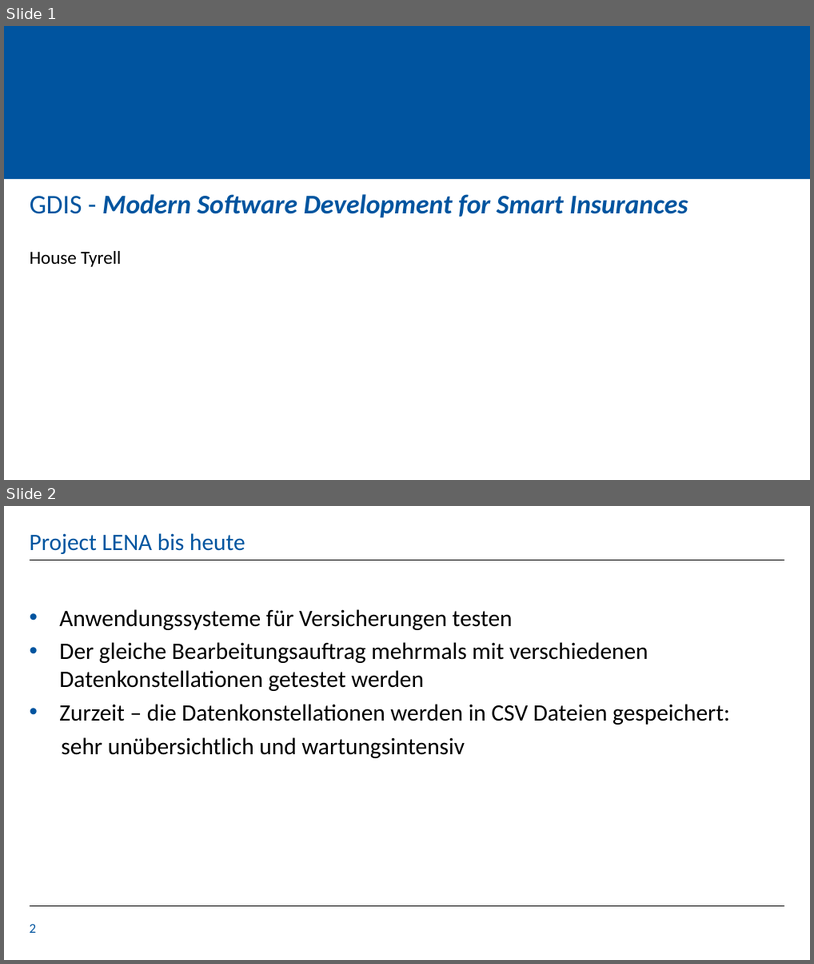
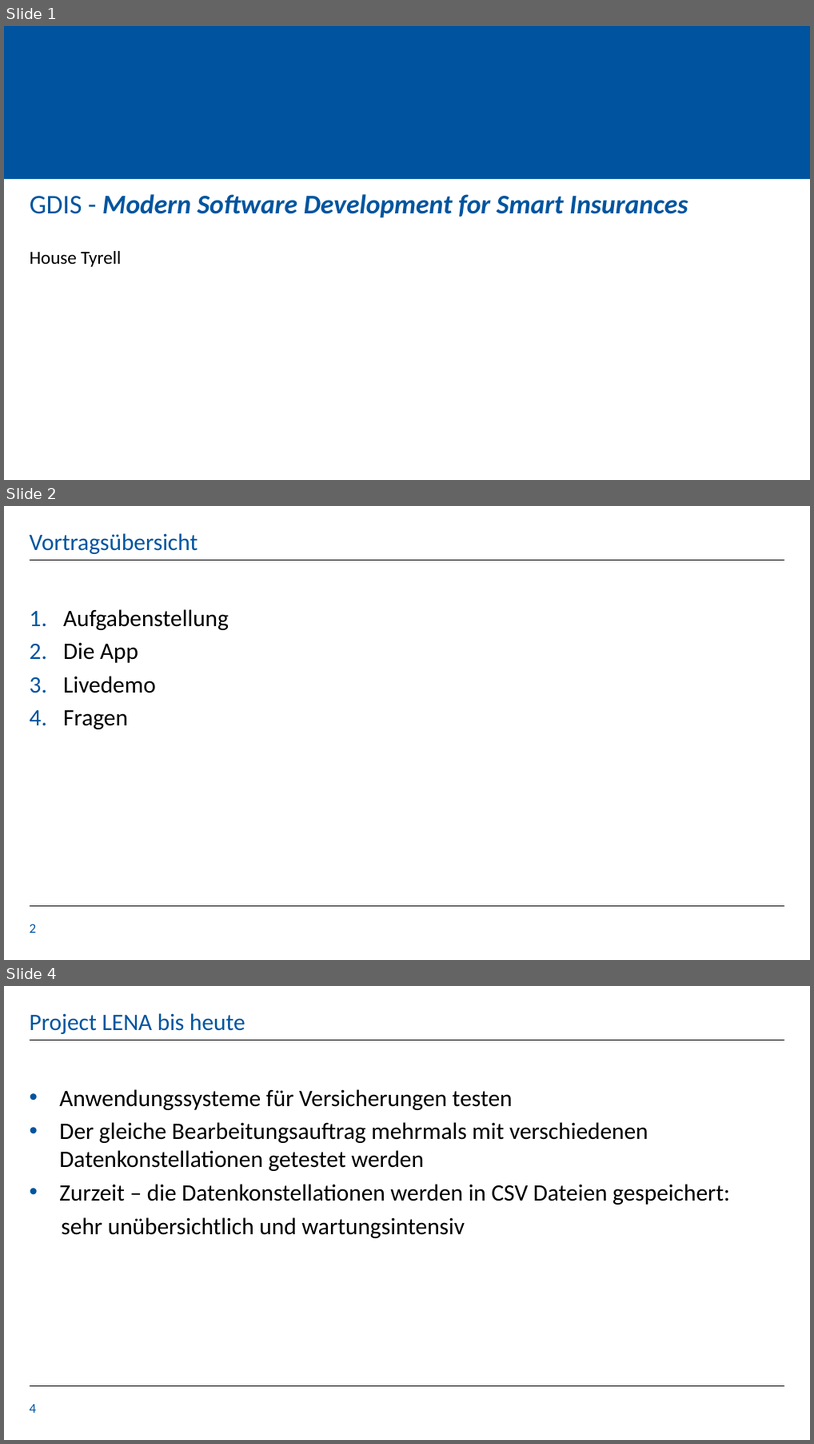
Before and after one commit to KaloyanT/gdis_test_suite, a slide deck: finalPresentationFiles/GDIS_Final_Presentation.pptx. Shown one above the other, each under a label of ours: slides 1 and 2 before the commit, slides 1, 2 and 4 after it; the slides between them are not shown. The pictures are 814x964 and 814x1444 pixels, drawn with LibreOffice and Linux fonts; fonts in the diff are those of the drawing; background and template pictures are left out. Boxes give left, top, right and bottom in pixels: in the first picture for what was removed or moved away, otherwise in the second. Text is boxed around its words. In the diff, an @@ line names an element or a change of style, - is before the commit and + after.

```diff
--- a/finalPresentationFiles/GDIS_Final_Presentation.pptx
+++ b/finalPresentationFiles/GDIS_Final_Presentation.pptx
@@ slide 2 added at (x1=4, y1=506, x2=810, y2=960), background #FFFFFF; not listed: 2 template elements that a slide beside it also shows @@
@@ title added at (x1=30, y1=533, x2=198, y2=554), 28 pt, text #00549F @@
+Vortragsübersicht
@@ text added at (x1=63, y1=609, x2=229, y2=729), 28 pt, text #000000 @@
+1. Aufgabenstellung
+2. Die App
+3. Livedemo
+4. Fragen
@@ page number added at (x1=30, y1=924, x2=36, y2=932), 16 pt, text #00549F @@
+2
@@ what was slide 2 is now slide 4 @@
@@ page number at (x1=30, y1=1404, x2=36, y2=1412): text changed @@
-2
+4
```
Also in this commit, not shown: 4 slides changed, 6 other slides added, 5 slides removed.
